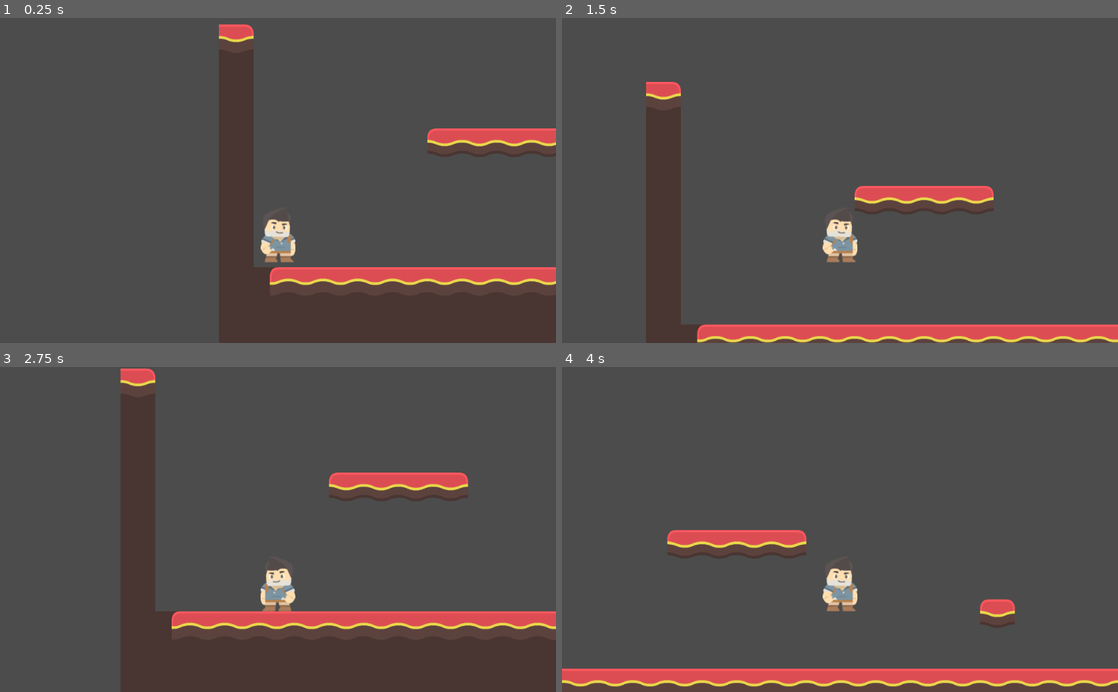
Above: before the commit, frames 1-4 (two rows, left to right).
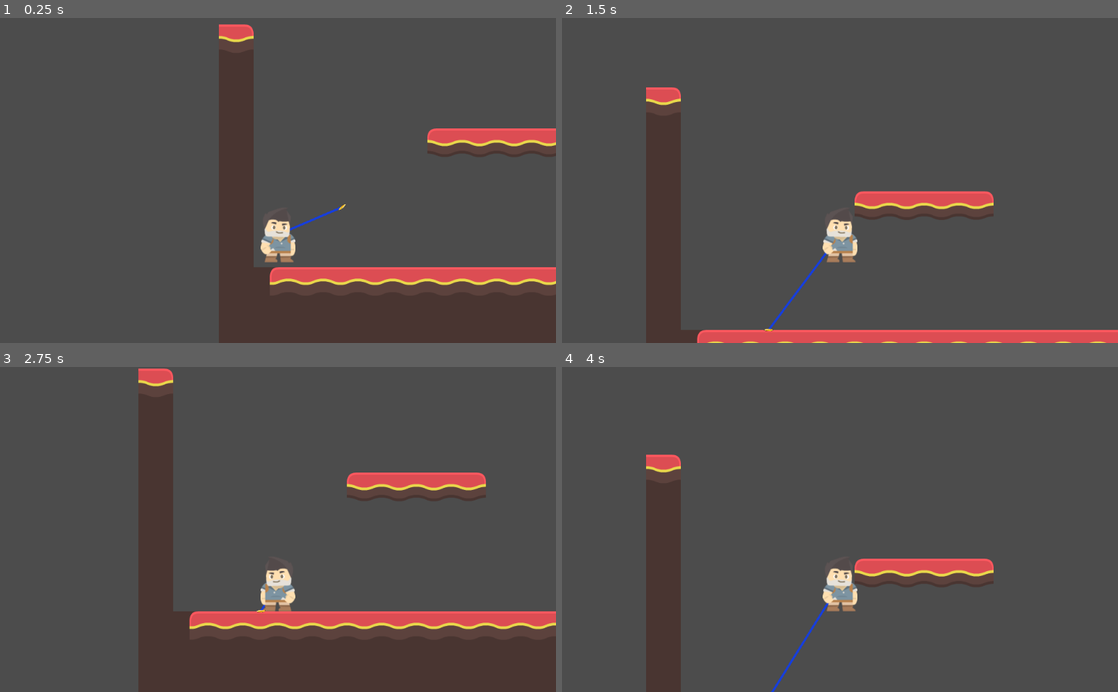
Above: after the commit, the same moments.

Repository: SadmanTariq/Coinshot
Game: Godot game, scene res://Screens/World.tscn
Two runs of this game, one before a commit and one after it. Both use one fixed random seed, a clock stepped at 60 frames per second and the inputs below.
Inputs (mouse positions are in pixels of both pictures, inside the frame that each line leads up to):
- Up to frame 1 (0.25 s): no input
- Up to frame 2 (1.5 s): move the mouse to (962, 164) at 0.52 s; hold Shift (flare) 0.53-1.28 s; hold D (move_right) from 0.53 s (still down); tap Space (jump) at 0.77 s; move the mouse to (728, 196) at 1.27 s; right-click (728, 196) at 1.35 s
- Up to frame 3 (2.75 s): tap Space (jump) at 1.52 s; move the mouse to (333, 458) at 2.02 s; release D (move_right) at 2.03 s; press the mouse at (333, 458) at 2.03 s; hold A (move_left) from 2.03 s (still down)
- Up to frame 4 (4 s): move the mouse to (812, 594) at 2.77 s; release A (move_left) at 2.78 s; release the mouse at (812, 594) at 2.78 s; hold D (move_right) from 2.78 s (still down); tap Shift (flare) at 2.85 s; tap Space (jump) at 3.02, 3.77 s; move the mouse to (1006, 578) at 3.52 s; hold Right mouse button (steel_push) from 3.53 s (still down)

The runs differ from the first frame. In frame 1, less than 0.1% of the frame differs, in the area x 52-63%, y 57-66%; in frame 2, 4.8%; in frame 3, 7.4%; in frame 4, 12%, in the area x 0-100%, y 26-100%.
Error before the commit: Invalid get index '0' (on base: 'Array'). (res://Scripts/Player.gd:97)

Commit message:
Now shows lines to pushable objects.

Diff:
--- /dev/null
+++ b/godot/Scenes/AllomanticLine.tscn
@@ -0,0 +1,13 @@
+[gd_scene load_steps=2 format=2]
+
+[ext_resource path="res://Scripts/AllomanticLine.gd" type="Script" id=1]
+
+[node name="AllomanticLine" type="Line2D"]
+points = PoolVector2Array( 0, 0, 0, 0 )
+width = 4.0
+script = ExtResource( 1 )
+unselected_color = Color( 0.529412, 0.623529, 1, 0.694118 )
+selected_color = Color( 0.04, 0.232, 1, 0.811765 )
+unselected_width = 2
+selected_width = 4
+selected_group = "selected"
--- a/godot/Scenes/Coin.tscn
+++ b/godot/Scenes/Coin.tscn
@@ -10,7 +10,6 @@
 [node name="Coin" type="RigidBody2D" groups=[
 "coin",
 "pushable",
-"selected",
 ]]
 collision_layer = 2
 collision_mask = 0
--- a/godot/Scenes/Player.tscn
+++ b/godot/Scenes/Player.tscn
@@ -1,20 +1,41 @@
-[gd_scene load_steps=4 format=2]
+[gd_scene load_steps=6 format=2]
 
 [ext_resource path="res://Sprites/adventurer_stand.png" type="Texture" id=1]
 [ext_resource path="res://Scripts/Player.gd" type="Script" id=2]
+[ext_resource path="res://Scripts/AlloLinesManager.gd" type="Script" id=3]
+
+[sub_resource type="RectangleShape2D" id=2]
+extents = Vector2( 27.1024, 51 )
 
 [sub_resource type="RectangleShape2D" id=1]
-extents = Vector2( 27.1024, 51 )
+extents = Vector2( 512, 502.394 )
 
 [node name="Player" type="KinematicBody2D"]
 script = ExtResource( 2 )
 
 [node name="Shape" type="CollisionShape2D" parent="."]
-shape = SubResource( 1 )
+shape = SubResource( 2 )
 
 [node name="Camera" type="Camera2D" parent="."]
 position = Vector2( 0, -100 )
 current = true
 
+[node name="AlloLinesCheck" type="Area2D" parent="Camera"]
+collision_layer = 3
+collision_mask = 3
+
+[node name="Shape" type="CollisionShape2D" parent="Camera/AlloLinesCheck"]
+visible = false
+shape = SubResource( 1 )
+
 [node name="Sprite" type="Sprite" parent="."]
 texture = ExtResource( 1 )
+
+[node name="AlloLinesManager" type="Node2D" parent="."]
+z_index = -1
+script = ExtResource( 3 )
+__meta__ = {
+"_edit_group_": true
+}
+[connection signal="body_entered" from="Camera/AlloLinesCheck" to="AlloLinesManager" method="_on_AlloLinesCheck_body_entered"]
+[connection signal="body_exited" from="Camera/AlloLinesCheck" to="AlloLinesManager" method="_on_AlloLinesCheck_body_exited"]
--- a/godot/Screens/World.tscn
+++ b/godot/Screens/World.tscn
@@ -1,7 +1,8 @@
-[gd_scene load_steps=32 format=2]
+[gd_scene load_steps=33 format=2]
 
 [ext_resource path="res://Spritesheets/tilesheet.png" type="Texture" id=1]
 [ext_resource path="res://Scenes/Player.tscn" type="PackedScene" id=2]
+[ext_resource path="res://Scenes/Coin.tscn" type="PackedScene" id=3]
 
 [sub_resource type="ConvexPolygonShape2D" id=1]
 points = PoolVector2Array( 0, 0, 64, 0, 64, 64, 0, 64 )
@@ -293,3 +294,8 @@
 
 [node name="Player" parent="." instance=ExtResource( 2 )]
 position = Vector2( 109.092, 348.178 )
+
+[node name="Coin" parent="." groups=[
+"selected",
+] instance=ExtResource( 3 )]
+position = Vector2( 227.207, 309.002 )
--- /dev/null
+++ b/godot/Scripts/AlloLinesManager.gd
@@ -0,0 +1,33 @@
+extends Node2D
+
+
+export var lineable_group = "pushable"
+
+var allomantic_line = preload("res://Scenes/AllomanticLine.tscn")
+
+
+# Called when the node enters the scene tree for the first time.
+func _ready():
+	pass
+
+
+func add_line(attached_object):
+	var line_instance = allomantic_line.instance()
+	line_instance.attached_object = attached_object
+	add_child(line_instance)
+
+
+func _on_AlloLinesCheck_body_entered(body):
+	if !body.is_in_group(lineable_group):
+		return
+
+	add_line(body)
+
+
+func _on_AlloLinesCheck_body_exited(body):
+	if !body.is_in_group(lineable_group):
+		return
+
+	for line in get_children():
+		if line.attached_object == body:
+			line.queue_free()
--- /dev/null
+++ b/godot/Scripts/AllomanticLine.gd
@@ -0,0 +1,43 @@
+extends Line2D
+
+export (Color) var unselected_color
+export (Color) var selected_color
+
+export (int) var unselected_width
+export (int) var selected_width
+
+export (String) var selected_group
+
+var attached_object
+
+var selected = false
+
+
+# Called when the node enters the scene tree for the first time.
+func _ready():
+	make_unselected()
+	set_point_position(1, attached_object.global_position)
+
+
+# Called every frame. 'delta' is the elapsed time since the previous frame.
+func _process(_delta):
+	var in_sel_group = attached_object.is_in_group(selected_group)
+	if in_sel_group and !selected:
+		make_selected()
+	elif !in_sel_group and selected:
+		make_unselected()
+
+	var end_pos = attached_object.global_position - global_position
+	set_point_position(1, end_pos)
+
+
+func make_selected():
+	default_color = selected_color
+	width = selected_width
+	selected = true
+
+
+func make_unselected():
+	default_color = unselected_color
+	width = unselected_width
+	selected = false
Not shown, added: godot/.mono/metadata/ide_server_meta.txt
